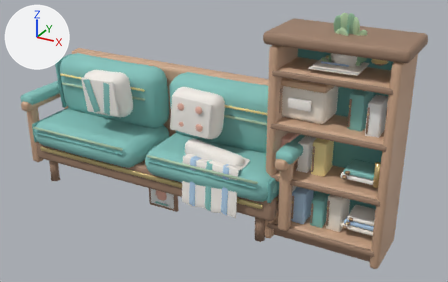
The glTF model public/assets/interiors/glb/civic-lounge-suite.glb, before and after one commit.
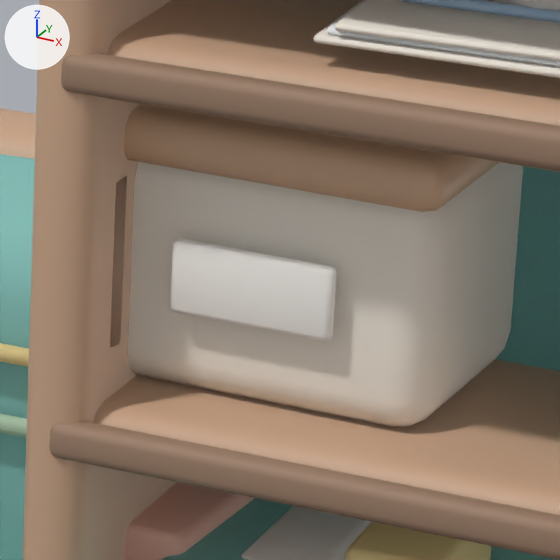
The first picture shows the older version from a 50 mm lens placed at (3.15, -4.47, 2.97), pointed at (0.65, 0.06, 0.71). The close-ups show the older and then the newer version on the part from 59% to 77% of the width and 22% to 51% of the height of that picture. Only the edits that show in the close-ups are written down. Lighting does not change. The marker at upper left points along +X, +Y and +Z. Where no turn or scale is listed for an object, it has been applied to the vertices.

In view in the first close-up: 'LoungeArchiveBox', 'LoungeArchiveBoxLabel', 'LoungeArchiveBoxLid', 'LoungeArchivePacketSheet_3', 'LoungeBackCushion_1', 'LoungeBookcaseBack', 'LoungeBookcaseSide_1.25', 'LoungeShelfBook_1_0', 'LoungeShelfLip_3', 'LoungeShelfLip_4', 'LoungeShelf_3', 'LoungeShelf_4' and 11 more.
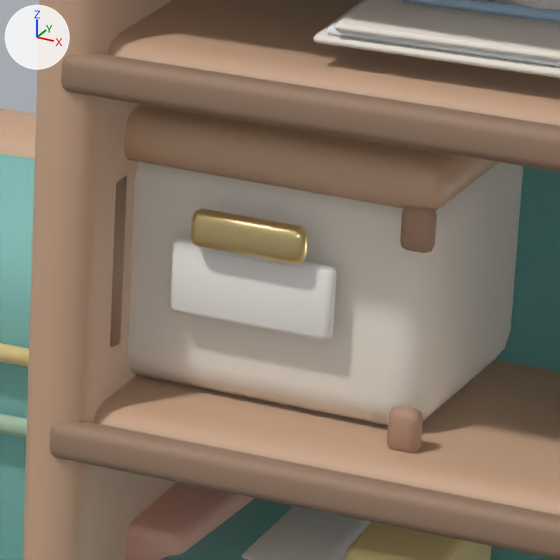
Location of each change, (x1, y1, x2, y2) in pixels of the close-ups (560 x 560 px):
'LoungeArchiveBoxHandle', added (beige)
    after: (191, 208, 308, 264)
'LoungeArchiveBoxCorner_4', added (beige)
    after: (400, 206, 437, 253)
'LoungeArchiveBoxCorner_2', added (beige)
    after: (387, 406, 423, 453)

The edits, one by one:
Material 'Civic smoked oak' (mat_civic_smoked_oak) is new.
Its base color is (0.459, 0.275, 0.184) (beige #b48f77).
Its roughness is 0.59.
Mesh me_cube_107_1 is new.
It has 56 vertices, 108 faces and spans x -0.02..0.02, y -0.0127..0.0127, z -0.0275..0.0275.
It uses material mat_civic_smoked_oak (beige #b48f77).
Mesh me_cube_103_1 is new.
It has 56 vertices, 108 faces and spans x -0.07..0.07, y -0.014..0.014, z -0.0225..0.0225.
It uses material mat_civic_brushed_brass (beige #e2cc91).
Object 'LoungeArchiveBoxCorner_4' (ob_loungearchiveboxcorner_4) is new; it shows me_cube_107_1.
Its location is (1.645, -0.165, 1.38).
Object 'LoungeArchiveBoxCorner_2' (ob_loungearchiveboxcorner_2) is new; it shows a copy of me_cube_107_1.
Its location is (1.645, -0.165, 1.14).
Object 'LoungeArchiveBoxHandle' (ob_loungearchiveboxhandle) is new; it shows me_cube_103_1.
Its location is (1.45, -0.174, 1.34).
